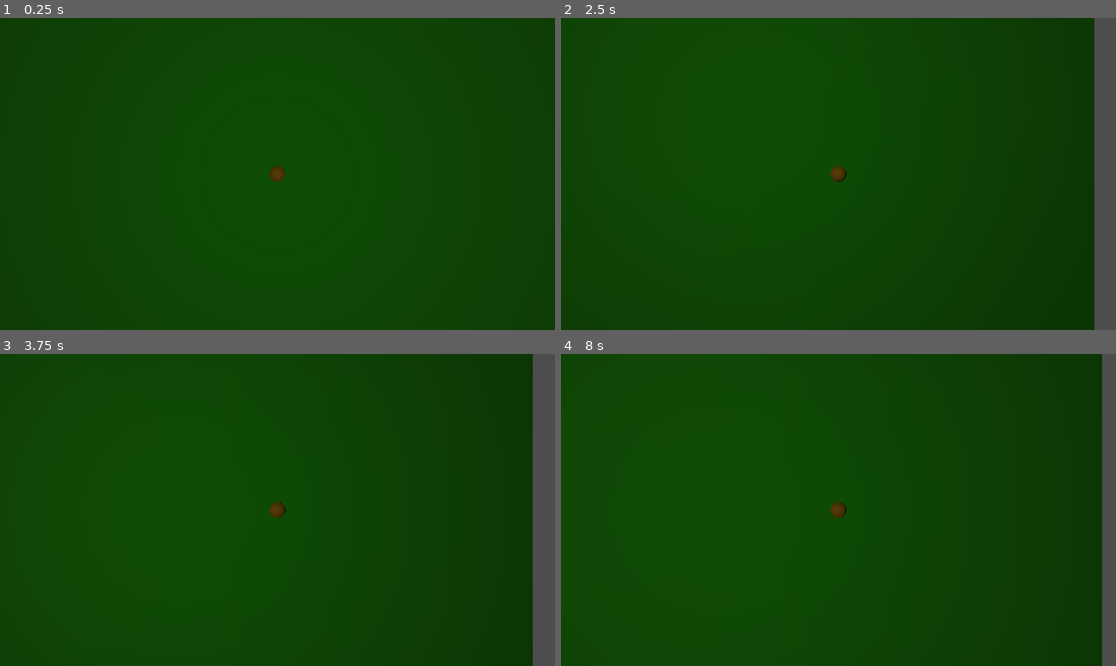
Above: before the commit, frames 1-4 (two rows, left to right).
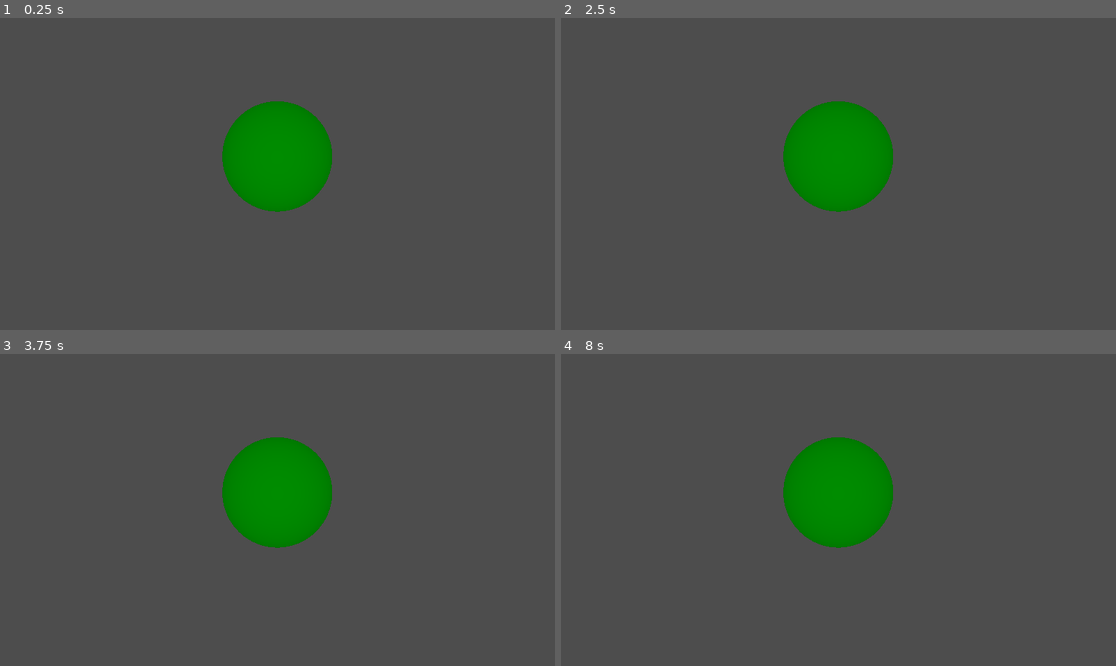
Above: after the commit, the same moments.

Repository: iluebke862/Godot-stufff
Game: Godot game, scene res://node_3d.tscn
The game is run twice, just before and just after one commit, with the same random seed, the same clock (stepped at 60 frames per second) and the same inputs. Before the commit the project has no main scene; this scene is started directly in both runs.
Inputs (mouse positions are in pixels of both pictures, inside the frame that each line leads up to):
- Up to frame 1 (0.25 s): no input
- Up to frame 2 (2.5 s): tap Enter (ui_accept) at 0.5, 1.25, 2 s; move the mouse to (960, 158) at 0.52 s; hold Right (ui_right) 0.53-1.28 s; tap Mouse wheel down (backward, bound only after the commit) at 0.6, 2.3 s; tap Middle mouse button (jump, bound only after the commit) at 0.77, 1.07, 1.52, 1.55, 1.82, 2.1 s; tap Mouse wheel up (forward, bound only after the commit) at 0.8, 1.35 s; move the mouse to (727, 189) at 1.27 s; hold Down (ui_down) 1.28-2.03 s; move the mouse to (894, 105) at 2.02 s; hold Right (ui_right) from 2.03 s (still down)
- Up to frame 3 (3.75 s): move the mouse to (249, 572) at 2.77 s; release Right (ui_right) at 2.78 s; hold Up (ui_up) 2.78-3.53 s; tap Mouse wheel down (backward, bound only after the commit) at 2.85 s; tap Middle mouse button (jump, bound only after the commit) at 3.02, 3.32 s; tap Mouse wheel up (forward, bound only after the commit) at 3.05, 3.6 s; tap Enter (ui_accept) at 3.5 s; move the mouse to (444, 556) at 3.52 s; hold Left (ui_left) from 3.53 s (still down)
- Up to frame 4 (8 s): tap Middle mouse button (jump, bound only after the commit) at 3.77, 3.8, 4.07, 4.52, 4.82, 5.85, 6.02, 6.32, 6.77, 7.07, 7.52, 7.82 s; move the mouse to (672, 463) at 4.27 s; tap Mouse wheel down (backward, bound only after the commit) at 4.35, 6.6 s; tap Enter (ui_accept) at 5, 5.75 s; move the mouse to (866, 510) at 5.02 s; release Left (ui_left) at 5.03 s; hold Down (ui_down) 5.03-5.78 s; tap Mouse wheel up (forward, bound only after the commit) at 5.1, 7.35 s; move the mouse to (755, 432) at 5.77 s; hold Right (ui_right) 5.78-6.53 s; move the mouse to (960, 494) at 6.52 s; hold Up (ui_up) 6.53-7.28 s; move the mouse to (727, 525) at 7.27 s; hold Right (ui_right) from 7.28 s (still down)

The runs differ from the first frame. In frame 1, 100% of the frame differs, in the area x 0-100%, y 0-100%; in frame 2, 96%; in frame 3, 96%; in frame 4, 97%.

Commit message:
Add files via upload

Diff:
--- /dev/null
+++ b/new-game-project/ian.gd
@@ -0,0 +1,13 @@
+extends CharacterBody2D
+const speed = 300
+const jump = -400
+func _physics_process(delta: float) -> void:
+	if not is_on_floor():
+		velocity += get_gravity() * delta
+	if Input.is_action_just_pressed("jump") and is_on_floor():
+		velocity.y = jump
+	if Input.is_action_just_pressed("forward"):
+		velocity.x += speed
+	if Input.is_action_just_pressed("backward"):
+		velocity.x -= speed
+	move_and_slide()
--- /dev/null
+++ b/new-game-project/node_2d.tscn
@@ -0,0 +1,39 @@
+[gd_scene load_steps=6 format=3 uid="uid://4pqund3nukl7"]
+
+[ext_resource type="Script" uid="uid://bf38eak4fbukx" path="res://ian.gd" id="1_wtcfe"]
+
+[sub_resource type="BoxMesh" id="BoxMesh_y32ns"]
+size = Vector3(100000000, 100, 100)
+
+[sub_resource type="RectangleShape2D" id="RectangleShape2D_wtcfe"]
+size = Vector2(100000000, 100)
+
+[sub_resource type="CapsuleShape2D" id="CapsuleShape2D_0e48y"]
+radius = 10.6
+height = 29.29
+
+[sub_resource type="CapsuleMesh" id="CapsuleMesh_epypp"]
+radius = 10.601
+height = 29.294
+
+[node name="Node2D" type="Node2D"]
+
+[node name="platform" type="StaticBody2D" parent="."]
+
+[node name="MeshInstance2D" type="MeshInstance2D" parent="platform"]
+mesh = SubResource("BoxMesh_y32ns")
+
+[node name="CollisionShape2D" type="CollisionShape2D" parent="platform"]
+shape = SubResource("RectangleShape2D_wtcfe")
+
+[node name="ian" type="CharacterBody2D" parent="."]
+position = Vector2(0, -94)
+script = ExtResource("1_wtcfe")
+
+[node name="CollisionShape2D" type="CollisionShape2D" parent="ian"]
+shape = SubResource("CapsuleShape2D_0e48y")
+
+[node name="MeshInstance2D" type="MeshInstance2D" parent="ian"]
+mesh = SubResource("CapsuleMesh_epypp")
+
+[node name="Camera2D" type="Camera2D" parent="ian"]
--- a/new-game-project/node_3d.tscn
+++ b/new-game-project/node_3d.tscn
@@ -2,51 +2,50 @@
 
 [ext_resource type="Script" uid="uid://82l1c27xikiy" path="res://character_body_3d.gd" id="1_a202f"]
 
-[sub_resource type="BoxShape3D" id="BoxShape3D_noarx"]
-size = Vector3(50, 1, 50)
+[sub_resource type="StandardMaterial3D" id="StandardMaterial3D_a202f"]
+albedo_color = Color(1, 0, 0, 1)
+
+[sub_resource type="BoxMesh" id="BoxMesh_noarx"]
+material = SubResource("StandardMaterial3D_a202f")
+size = Vector3(100000, 1, 10000000000)
+
+[sub_resource type="BoxShape3D" id="BoxShape3D_a0tk4"]
+size = Vector3(100000, 1, 10000000000)
 
 [sub_resource type="StandardMaterial3D" id="StandardMaterial3D_noarx"]
-albedo_color = Color(0, 0.4040328, 0.034407903, 1)
+albedo_color = Color(0.7239899, 0.7156982, 7.70092e-07, 1)
+metallic = 1.0
 
-[sub_resource type="BoxMesh" id="BoxMesh_a0tk4"]
+[sub_resource type="CapsuleMesh" id="CapsuleMesh_r3fl7"]
 material = SubResource("StandardMaterial3D_noarx")
-size = Vector3(50, 1, 50)
 
-[sub_resource type="StandardMaterial3D" id="StandardMaterial3D_a202f"]
-albedo_color = Color(0.45490196, 0.3019608, 0, 1)
-
-[sub_resource type="SphereMesh" id="SphereMesh_r3fl7"]
-material = SubResource("StandardMaterial3D_a202f")
-
-[sub_resource type="SphereShape3D" id="SphereShape3D_jka67"]
+[sub_resource type="CapsuleShape3D" id="CapsuleShape3D_jka67"]
 
 [node name="Node3D" type="Node3D"]
 
-[node name="StaticBody3D" type="StaticBody3D" parent="."]
+[node name="platform3d" type="StaticBody3D" parent="."]
 
-[node name="CollisionShape3D" type="CollisionShape3D" parent="StaticBody3D"]
-shape = SubResource("BoxShape3D_noarx")
+[node name="MeshInstance3D" type="MeshInstance3D" parent="platform3d"]
+mesh = SubResource("BoxMesh_noarx")
 
-[node name="MeshInstance3D" type="MeshInstance3D" parent="StaticBody3D"]
-mesh = SubResource("BoxMesh_a0tk4")
-skeleton = NodePath("../CollisionShape3D")
+[node name="CollisionShape3D" type="CollisionShape3D" parent="platform3d"]
+shape = SubResource("BoxShape3D_a0tk4")
 
 [node name="CharacterBody3D" type="CharacterBody3D" parent="."]
-transform = Transform3D(1, 0, 0, 0, 1, 0, 0, 0, 1, 0, 1.2523313, 0)
+transform = Transform3D(1, 0, 0, 0, 1, 0, 0, 0, 1, 0, 212.05376, 0)
 script = ExtResource("1_a202f")
 
+[node name="OmniLight3D" type="OmniLight3D" parent="CharacterBody3D"]
+transform = Transform3D(1, 0, 0, 0, 1, 0, 0, 0, 1, 0, 2.257019, 0)
+light_color = Color(0.003921569, 1, 1, 1)
+light_energy = 2.814
+light_indirect_energy = 1.66
+
 [node name="MeshInstance3D" type="MeshInstance3D" parent="CharacterBody3D"]
-mesh = SubResource("SphereMesh_r3fl7")
+mesh = SubResource("CapsuleMesh_r3fl7")
 
 [node name="CollisionShape3D" type="CollisionShape3D" parent="CharacterBody3D"]
-shape = SubResource("SphereShape3D_jka67")
+shape = SubResource("CapsuleShape3D_jka67")
 
 [node name="Camera3D" type="Camera3D" parent="CharacterBody3D"]
-transform = Transform3D(1, 0, 0, 0, -4.371139e-08, 1, 0, -1, -4.371139e-08, 0, 10, 0)
-fov = 90.0
-
-[node name="OmniLight3D" type="OmniLight3D" parent="."]
-transform = Transform3D(1, 0, 0, 0, 1, 0, 0, 0, 1, 0, 24.983536, 0)
-light_color = Color(0.97051114, 1, 0.61707383, 1)
-light_energy = 12.0
-omni_range = 4096.0
+transform = Transform3D(0.999942, 0.010768625, -4.987916e-10, 0.0008645705, -0.08028138, 0.9967719, 0.0107338615, -0.9967141, -0.080286026, 0, 2.413437, 0)
--- a/new-game-project/project.godot
+++ b/new-game-project/project.godot
@@ -11,5 +11,24 @@
 [application]
 
 config/name="New Game Project"
+run/main_scene="res://node_2d.tscn"
 config/features=PackedStringArray("4.5", "Forward Plus")
 config/icon="res://icon.svg"
+
+[input]
+
+jump={
+"deadzone": 0.2,
+"events": [Object(InputEventMouseButton,"resource_local_to_scene":false,"resource_name":"","device":-1,"window_id":0,"alt_pressed":false,"shift_pressed":false,"ctrl_pressed":false,"meta_pressed":false,"button_mask":4,"position":Vector2(291, 21),"global_position":Vector2(300, 69),"factor":1.0,"button_index":3,"canceled":false,"pressed":true,"double_click":false,"script":null)
+]
+}
+forward={
+"deadzone": 0.2,
+"events": [Object(InputEventMouseButton,"resource_local_to_scene":false,"resource_name":"","device":-1,"window_id":0,"alt_pressed":false,"shift_pressed":false,"ctrl_pressed":false,"meta_pressed":false,"button_mask":8,"position":Vector2(199, 6),"global_position":Vector2(208, 54),"factor":1.0,"button_index":4,"canceled":false,"pressed":true,"double_click":false,"script":null)
+]
+}
+backward={
+"deadzone": 0.2,
+"events": [Object(InputEventMouseButton,"resource_local_to_scene":false,"resource_name":"","device":-1,"window_id":0,"alt_pressed":false,"shift_pressed":false,"ctrl_pressed":false,"meta_pressed":false,"button_mask":16,"position":Vector2(297, 20),"global_position":Vector2(306, 68),"factor":1.0,"button_index":5,"canceled":false,"pressed":true,"double_click":false,"script":null)
+]
+}
Not shown, added: new-game-project/ian.gd.uid
